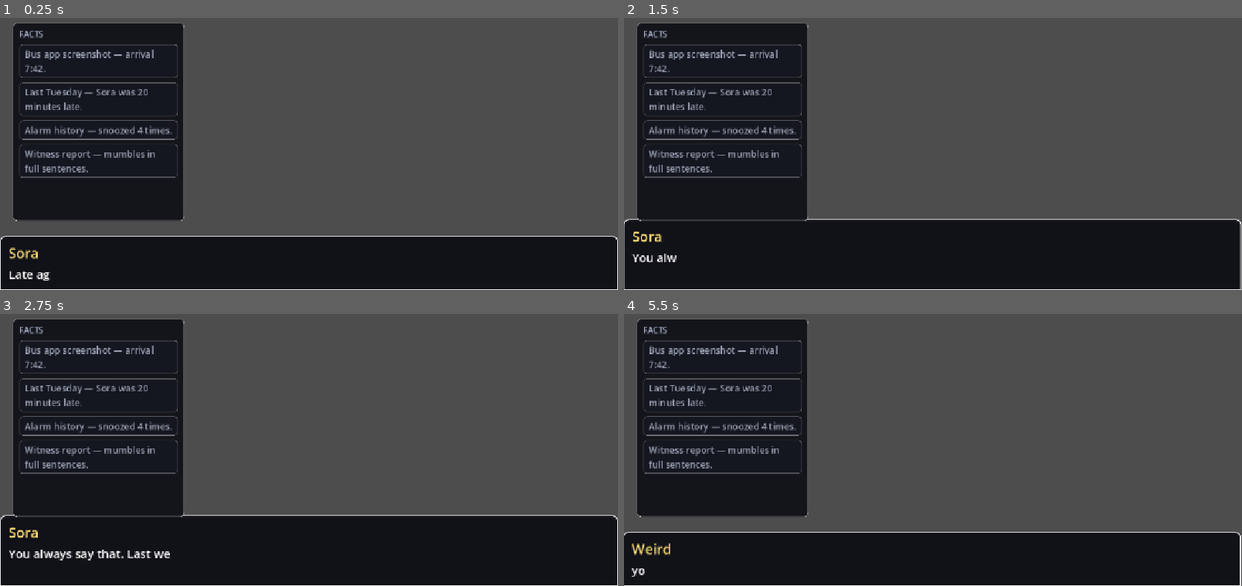
Above: before the commit, frames 1-4 (two rows, left to right).
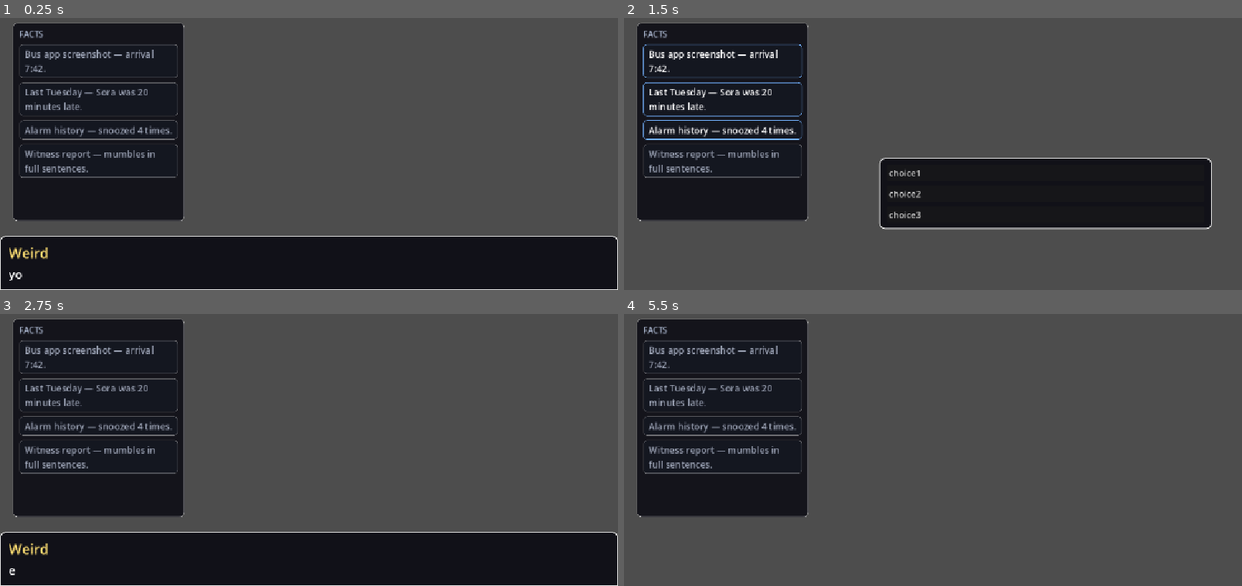
Above: after the commit, the same moments.

Repository: Blulow/octavuss_office
Game: Godot game, scene res://scenes/dialogue_scene_facts.tscn
The game is run twice, just before and just after one commit, with the same random seed, the same clock (stepped at 60 frames per second) and the same inputs. This scene is started directly instead of the project's main scene.
Inputs (mouse positions are in pixels of both pictures, inside the frame that each line leads up to):
- Up to frame 1 (0.25 s): no input
- Up to frame 2 (1.5 s): tap Enter (ui_accept) at 0.5, 0.77, 1.25 s; move the mouse to (1068, 99) at 0.52 s; hold E (interact) 0.53-1.25 s; click (1068, 99) at 0.67 s; drag from (809, 132) to (902, 186) at 1.27 s
- Up to frame 3 (2.75 s): click (420, 469) at 2 s, where only the run after the commit has a clickable "choice1"
- Up to frame 4 (5.5 s): move the mouse to (994, 335) at 2.77 s; hold E (interact) 2.78-3.5 s; click (994, 335) at 2.92 s; tap Enter (ui_accept) at 3.5, 5.27 s; drag from (902, 482) to (747, 360) at 3.52 s; click (1044, 490) at 4.25 s, where only the run after the commit has a clickable "choice1"; move the mouse to (1118, 463) at 5.02 s; hold E (interact) from 5.03 s (still down); click (1118, 463) at 5.17 s

The runs differ from the first frame. In frame 1, 0.3% of the frame differs, in the area x 1-9%, y 84-97%; in frame 2, 38%, in the area x 0-100%, y 9-100%; in frame 3, 7.0%; in frame 4, 20%.

Commit message:
add: highlight fact list on choice

Diff:
--- a/assets/dialog/session1.json
+++ b/assets/dialog/session1.json
@@ -11,58 +11,6 @@
 		{ "id": "mumble", "text": "Witness report — mumbles in full sentences." }
 	],
 	"sets": [
-		[
-			{
-			  "speaker": "N1",
-			  "name": "Sora",
-			  "text": "Late again, {player_name}?{w0.5} [i]Always[/i] the same with you.",
-			  "punct": 0.1
-			},
-			{
-			  "speaker": "N2",
-			  "name": "Jin",
-			  "text": "[b]I can explain![/b]{w0.6} There was the bus, and then...{w0.6} [color=#ff7f50]the bus again[/color]?",
-			  "punct": 0.08
-			},
-			{
-			  "speaker": "N1",
-			  "name": "Sora",
-			  "text": "You always say that.{w0.4} Last week it was the bus, the week before that your alarm clock, and the week before that you forgot we were meeting at all. So tell me — what is it this time?",
-			  "punct": true
-			},
-			{
-				"choices": [
-					{
-						"text": "Okay, fine... I overslept again.",
-						"response": {
-							"speaker": "N1",
-							"name": "Sora",
-							"text": "[i]Knew it.[/i] At least you're honest today."
-						}
-					},
-					{
-						"text": "It really was the bus this time!",
-						"response": {
-							"speaker": "N1",
-							"name": "Sora",
-							"text": "Mm-hm. That's what you said last week, too.",
-							"speed": 1.4
-						}
-					},
-					{
-						"text": "Fact check: my bus app says 7:42.",
-						"if": "factcheck",
-						"fact": "bus_app",
-						"highlight": "blue",
-						"response": {
-							"speaker": "N1",
-							"name": "Sora",
-							"text": "[fade start=1 length=6]You screenshotted the bus app.[/fade] Of course you did."
-						}
-					}
-				]
-			}
-		],
 		[
 			{
 				"speaker": "N1",
@@ -82,7 +30,7 @@
 			{
 				"choices": [
 					{
-						"text": "fact1",
+						"text": "choice1",
 						"response": {
 							"speaker": "N1",
 							"name": "Weird",
@@ -90,15 +38,89 @@
 						}
 					},
 					{
-						"text": "fact1",
+						"text": "choice2",
 						"if": "factcheck",
-						"fact": "alarm",
-						"highlight": "blue",
+						"facts": [
+							{
+								"fact": "bus_app",
+								"response": {
+									"speaker": "N1",
+									"name": "Weird",
+									"text": "e4"
+								},
+							},
+							{
+								"fact": "tuesday",
+								"response": {
+									"speaker": "N1",
+									"name": "Weird",
+									"text": "e5"
+								}
+							}
+						]
+					},
+					{
+						"text": "choice3",
+						"if": "factcheck",
+						"facts": [
+							{
+								"fact": "bus_app",
+								"response": {
+									"speaker": "N1",
+									"name": "Weird",
+									"text": "e2"
+								},
+							},
+							{
+								"fact": "alarm",
+								"response": {
+									"speaker": "N1",
+									"name": "Weird",
+									"text": "e3"
+								}
+							}
+						]
+					}
+				]
+			}
+		],
+		[
+			{
+				"speaker": "N1",
+				"name": "Weird",
+				"text": "yo4"
+			},
+			{
+				"choices": [
+					{
+						"text": "choice1",
 						"response": {
 							"speaker": "N1",
 							"name": "Weird",
-							"text": "e2"
+							"text": "e"
 						}
+					},
+					{
+						"text": "choice2",
+						"if": "factcheck",
+						"facts": [
+							{
+								"fact": "alarm",
+								"response": {
+									"speaker": "N1",
+									"name": "Weird",
+									"text": "e4"
+								},
+							},
+							{
+								"fact": "mumble",
+								"response": {
+									"speaker": "N1",
+									"name": "Weird",
+									"text": "e5"
+								}
+							}
+						]
 					}
 				]
 			}
--- a/scenes/choice_box.tscn
+++ b/scenes/choice_box.tscn
@@ -1,6 +1,6 @@
-[gd_scene load_steps=3 format=3]
+[gd_scene format=3 uid="uid://caiarpyc05rrx"]
 
-[ext_resource type="Script" path="res://scripts/choice_box.gd" id="1_choice"]
+[ext_resource type="Script" uid="uid://bkwwom3i403la" path="res://scripts/choice_box.gd" id="1_choice"]
 
 [sub_resource type="StyleBoxFlat" id="StyleBoxFlat_choice"]
 content_margin_left = 14.0
@@ -18,11 +18,12 @@
 corner_radius_bottom_right = 10
 corner_radius_bottom_left = 10
 
-[node name="ChoiceBox" type="PanelContainer"]
+[node name="ChoiceBox" type="PanelContainer" unique_id=1126092536]
 process_mode = 3
 visible = false
 theme_override_styles/panel = SubResource("StyleBoxFlat_choice")
 script = ExtResource("1_choice")
 
-[node name="VBox" type="VBoxContainer" parent="."]
+[node name="VBox" type="VBoxContainer" parent="." unique_id=1366075572]
+layout_mode = 2
 theme_override_constants/separation = 8
--- /dev/null
+++ b/scenes/choice_button.tscn
@@ -0,0 +1,11 @@
+[gd_scene format=3 uid="uid://74m2tq5sdyk5"]
+
+[ext_resource type="Script" uid="uid://7wg3fb7emlyt" path="res://scripts/choice_button.gd" id="1_u2sgh"]
+
+[node name="ChoiceButton" type="Button" unique_id=1445137951]
+anchors_preset = 15
+anchor_right = 1.0
+anchor_bottom = 1.0
+grow_horizontal = 2
+grow_vertical = 2
+script = ExtResource("1_u2sgh")
--- a/scripts/choice_box.gd
+++ b/scripts/choice_box.gd
@@ -35,9 +35,9 @@
 	_fit_and_place(above_y)
 
 
-func add_choice(option: Dictionary) -> void:
-	_add_button(option, _buttons.size())
-	_fit_and_place(_anchor_y)
+#func add_choice(option: Dictionary) -> void:
+	#_add_button(option, _buttons.size())
+	#_fit_and_place(_anchor_y)
 
 
 func set_drop_active(active: bool) -> void:
@@ -47,13 +47,14 @@
 
 
 func _add_button(option: Dictionary, index: int) -> void:
-	var button := Button.new()
+	var button := ChoiceButton.new()
 	button.text = String(option.get("text", "Option %d" % (index + 1)))
 	button.alignment = HORIZONTAL_ALIGNMENT_LEFT
 	button.mouse_filter = Control.MOUSE_FILTER_IGNORE if _drop_active else Control.MOUSE_FILTER_STOP
 	if String(option.get("highlight", "")) == "blue":
 		_highlight_blue(button)
 	button.pressed.connect(_on_button_pressed.bind(index))
+	button.fact_dropped.connect(_on_button_fact_dropped)
 	list.add_child(button)
 	_buttons.append(button)
 
@@ -86,16 +87,9 @@
 		box.content_margin_bottom = 5.0
 		button.add_theme_stylebox_override(state, box)
 
-
-func _can_drop_data(_at_position: Vector2, data: Variant) -> bool:
-	return visible and data is Dictionary and data.has("fact_id")
-
-
-func _drop_data(_at_position: Vector2, data: Variant) -> void:
-	if _can_drop_data(_at_position, data):
-		fact_dropped.emit(String(data["fact_id"]))
-
-
 func _on_button_pressed(index: int) -> void:
 	hide()
 	chosen.emit(index)
+
+func _on_button_fact_dropped(fact_id: String) -> void:
+	pass
--- /dev/null
+++ b/scripts/choice_button.gd
@@ -0,0 +1,12 @@
+extends Button
+class_name ChoiceButton
+
+signal fact_dropped(fact_id: String)
+
+func _can_drop_data(_at_position: Vector2, data: Variant) -> bool:
+	return visible and data is Dictionary and data.has("fact_id")
+
+func _drop_data(_at_position: Vector2, data: Variant) -> void:
+	if _can_drop_data(_at_position, data):
+		print(data)
+		fact_dropped.emit(String(data["fact_id"]))
--- a/scripts/dialogue_scene_facts.gd
+++ b/scripts/dialogue_scene_facts.gd
@@ -71,11 +71,18 @@
 func _usable_fact_ids() -> Array:
 	var ids: Array = []
 	for option in _current_options:
-		var fact_id := String(option.get("fact", ""))
-		if fact_id == "" or _unlocked.has(fact_id):
-			continue
-		var condition := String(option.get("if", ""))
-		if condition != "" and not bool(_vars.get(condition, false)):
-			continue
-		ids.append(fact_id)
+		var facts: Array = option.get("facts", [])
+
+		for fact in facts:
+			var fact_id: String = fact.get("fact", "")
+			if fact_id == "" or _unlocked.has(fact_id):
+				continue
+			ids.append(fact_id)
+
+
+		#TODO: CONDITIONS
+		#var condition := String(option.get("if", ""))
+		#if condition != "" and not bool(_vars.get(condition, false)):
+			#continue
+
 	return ids
Not shown: 1 places in scenes/dialogue_scene_facts.tscn that only renumber resources
Not shown, added: scripts/choice_button.gd.uid
